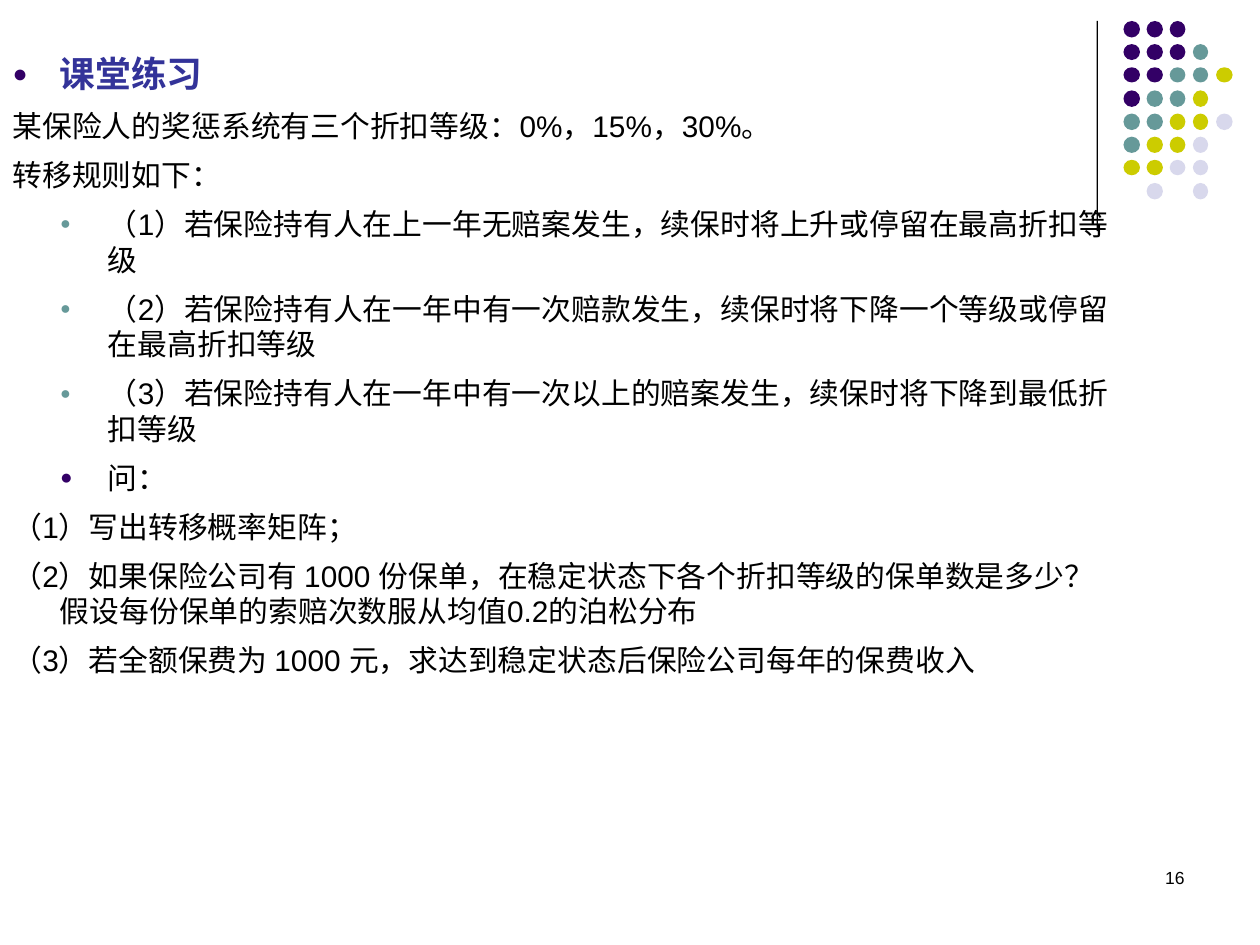
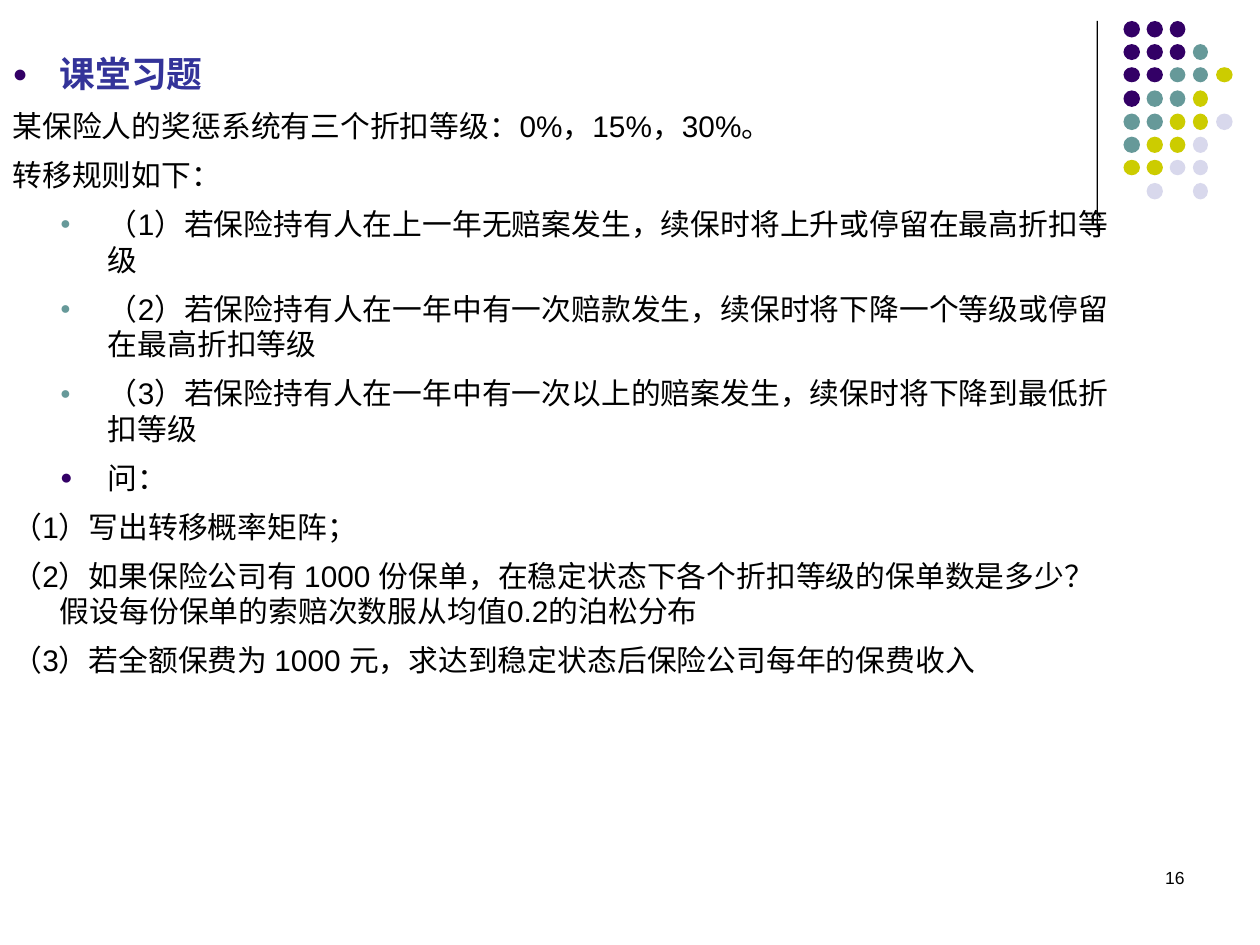
Before and after one commit to lizhengxiao/Non-life-Insurance-Actuarial-Science, a slide deck: slide 16 of Lectures/10 - Bonus-Malus System.ppt. Drawn at 1260x945 pixels with LibreOffice and Linux fonts; fonts in the diff are those of the drawing. Boxes give left, top, right and bottom in pixels: in the first picture for what was removed or moved away, otherwise in the second. Text is boxed around its words. In the diff, an @@ line names an element or a change of style, - is before the commit and + after.

```diff
--- a/Lectures/10 - Bonus-Malus System.ppt
+++ b/Lectures/10 - Bonus-Malus System.ppt
@@ text at (x1=60, y1=56, x2=203, y2=90): text changed @@
-● 课堂练习
+● 课堂习题
```
Also in this commit, not shown: 1 other slide changed.
